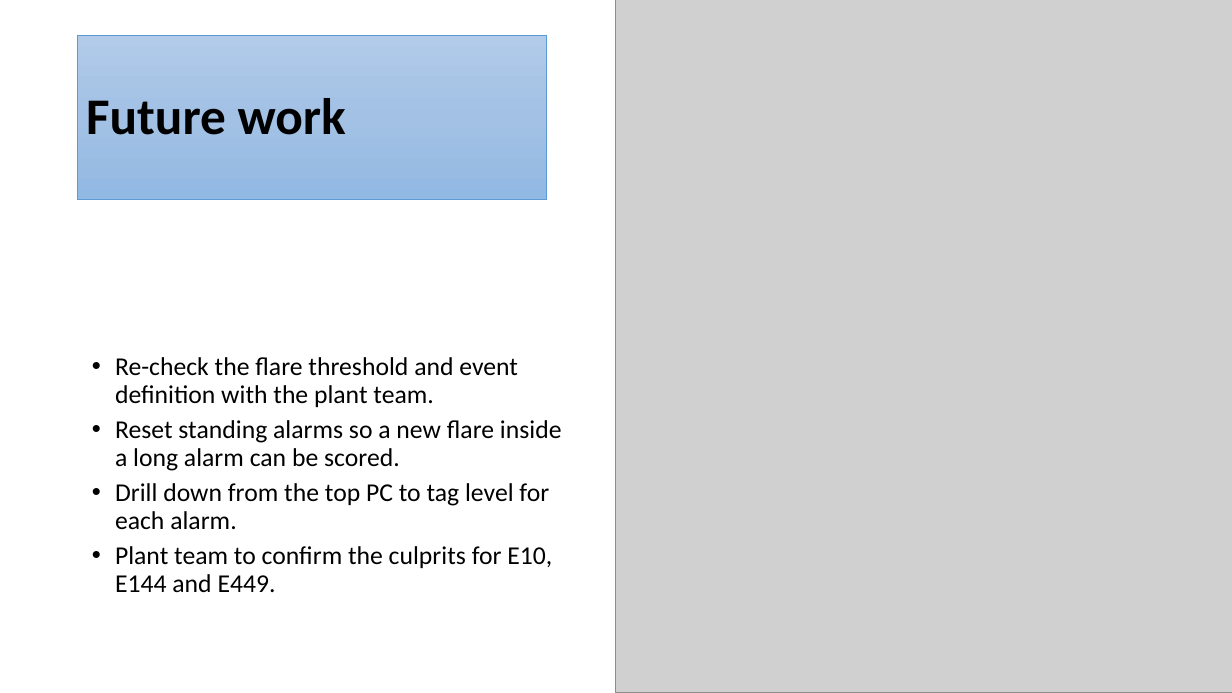
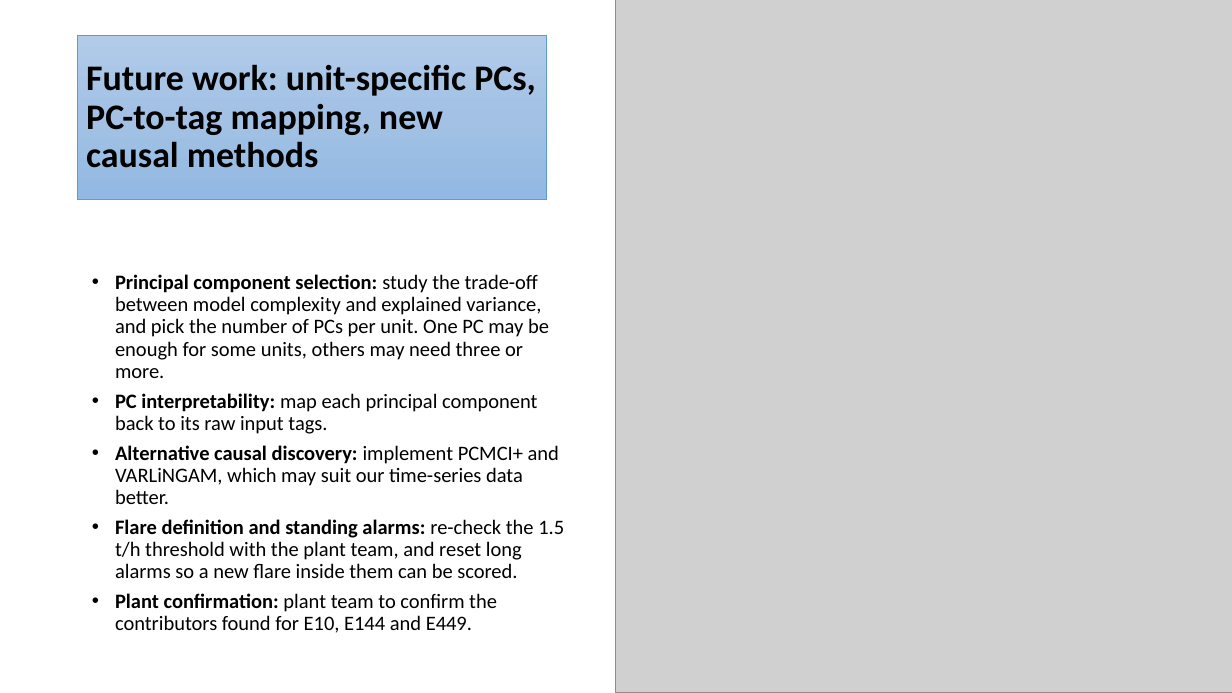
Before and after one commit to H-N-Chavda/Root-Cause-Detection, a slide deck: slide 24 of presentations/week10/HPCL Project_05112026_flare_RCA.pptx (slide 23 before the commit). Drawn at 1232x693 pixels with LibreOffice and Linux fonts; fonts in the diff are those of the drawing; grey boxes stand for pictures. Boxes give left, top, right and bottom in pixels: in the first picture for what was removed or moved away, otherwise in the second. Text is boxed around its words. In the diff, an @@ line names an element or a change of style, - is before the commit and + after.

```diff
--- a/presentations/week10/HPCL Project_05112026_flare_RCA.pptx
+++ b/presentations/week10/HPCL Project_05112026_flare_RCA.pptx
@@ title at [86,64,536,168]: text changed; size 40 to 28 pt @@
-Future work
+Future work: unit-specific PCs, PC-to-tag mapping, new causal methods
@@ text at [115,274,564,633]: text changed; size 20 to 16 pt @@
-• Re-check the flare threshold and event definition with the plant team.
-• Reset standing alarms so a new flare inside a long alarm can be scored.
-• Drill down from the top PC to tag level for each alarm.
-• Plant team to confirm the culprits for E10, E144 and E449.
+• Principal component selection: study the trade-off between model complexity and explained variance, and pick the number of PCs per unit. One PC may be enough for some units, others may need three or more.
+• PC interpretability: map each principal component back to its raw input tags.
+• Alternative causal discovery: implement PCMCI+ and VARLiNGAM, which may suit our time-series data better.
+• Flare definition and standing alarms: re-check the 1.5 t/h threshold with the plant team, and reset long alarms so a new flare inside them can be scored.
+• Plant confirmation: plant team to confirm the contributors found for E10, E144 and E449.
```
Also in this commit, not shown: 20 other slides changed, 2 slides added, 1 slide removed, 3 other files.
